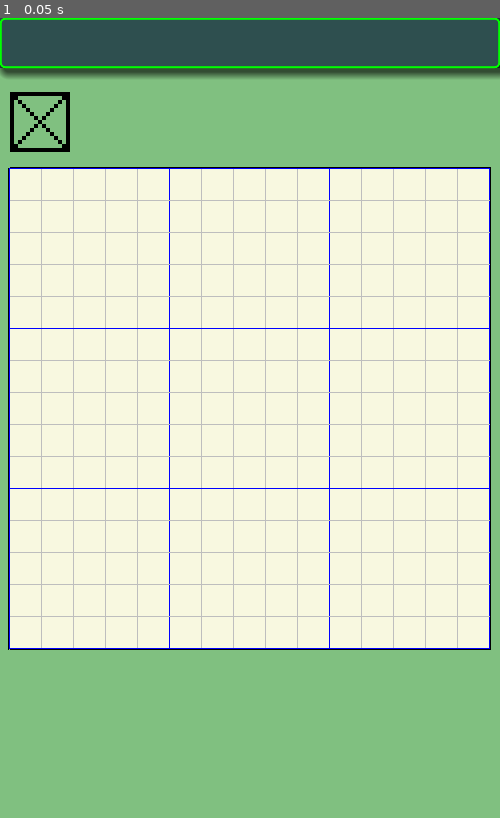
Above: before the commit, frame 1.
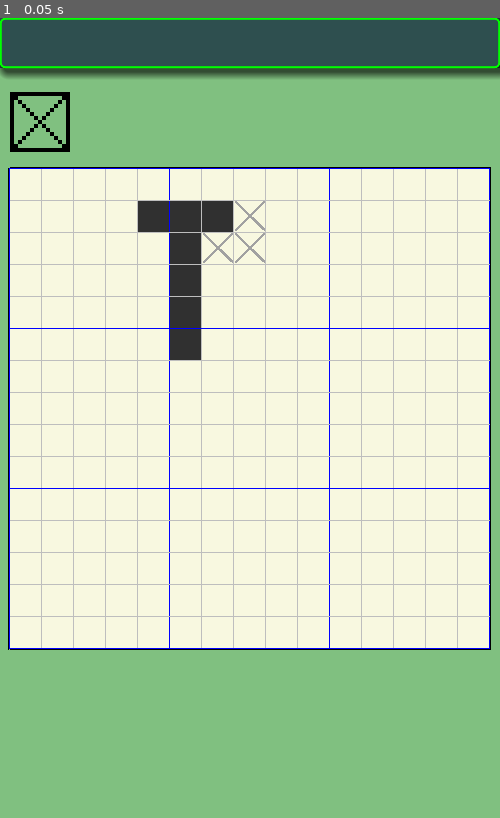
Above: after the commit, the same moment.

Repository: vivisuke/SakuSakuMosaic
Game: Godot game, scene res://MainScene.tscn
Same seed, same stepped clock (60 frames per second), same inputs: the game is played once before the commit and once after it.
Inputs:
- Up to frame 1 (0.05 s): no input

The runs differ from the first frame. In frame 1, 1.8% of the frame differs, in the area x 27-53%, y 22-43%.

Commit message:
0010 ◎ C 08/12 08/15 0.001│ToDo│盤面TileSet：黒、バツ 追加

Diff:
--- a/SakuSakuMosaic/MainScene.tscn
+++ b/SakuSakuMosaic/MainScene.tscn
@@ -1,8 +1,10 @@
-[gd_scene load_steps=5 format=2]
+[gd_scene load_steps=8 format=2]
 
 [ext_resource path="res://TitleBar.gd" type="Script" id=1]
 [ext_resource path="res://images/black-4x4.png" type="Texture" id=2]
 [ext_resource path="res://Grid.gd" type="Script" id=3]
+[ext_resource path="res://images/black-32x32.png" type="Texture" id=4]
+[ext_resource path="res://images/cross-32x32.png" type="Texture" id=5]
 
 [sub_resource type="TileSet" id=1]
 0/name = "black-4x4.png 0"
@@ -19,6 +21,36 @@
 0/shape_one_way_margin = 0.0
 0/shapes = [  ]
 0/z_index = 0
+
+[sub_resource type="TileSet" id=2]
+0/name = "black-32x32.png 0"
+0/texture = ExtResource( 4 )
+0/tex_offset = Vector2( 0, 0 )
+0/modulate = Color( 1, 1, 1, 1 )
+0/region = Rect2( 0, 0, 32, 32 )
+0/tile_mode = 0
+0/occluder_offset = Vector2( 0, 0 )
+0/navigation_offset = Vector2( 0, 0 )
+0/shape_offset = Vector2( 0, 0 )
+0/shape_transform = Transform2D( 1, 0, 0, 1, 0, 0 )
+0/shape_one_way = false
+0/shape_one_way_margin = 0.0
+0/shapes = [  ]
+0/z_index = 0
+1/name = "cross-32x32.png 1"
+1/texture = ExtResource( 5 )
+1/tex_offset = Vector2( 0, 0 )
+1/modulate = Color( 1, 1, 1, 1 )
+1/region = Rect2( 0, 0, 32, 32 )
+1/tile_mode = 0
+1/occluder_offset = Vector2( 0, 0 )
+1/navigation_offset = Vector2( 0, 0 )
+1/shape_offset = Vector2( 0, 0 )
+1/shape_transform = Transform2D( 1, 0, 0, 1, 0, 0 )
+1/shape_one_way = false
+1/shape_one_way_margin = 0.0
+1/shapes = [  ]
+1/z_index = 0
 
 [node name="MainScene" type="Node2D"]
 
@@ -57,8 +89,10 @@
 }
 
 [node name="TileMap" type="TileMap" parent="BoardBG"]
+tile_set = SubResource( 2 )
 cell_size = Vector2( 32, 32 )
 format = 1
+tile_data = PoolIntArray( 65540, 0, 0, 65541, 0, 0, 65542, 0, 0, 65543, 1, 0, 131077, 0, 0, 131078, 1, 0, 131079, 1, 0, 196613, 0, 0, 262149, 0, 0, 327685, 0, 0 )
 
 [node name="Grid" type="ColorRect" parent="BoardBG"]
 margin_right = 40.0
Binary file added: SakuSakuMosaic/images/black-32x32.png
Not shown, added: SakuSakuMosaic/images/black-32x32.png.import
Binary file added: SakuSakuMosaic/images/cross-32x32.png
Not shown, added: SakuSakuMosaic/images/cross-32x32.png.import
Not shown, changed: SakuSakuMozaic.spr
